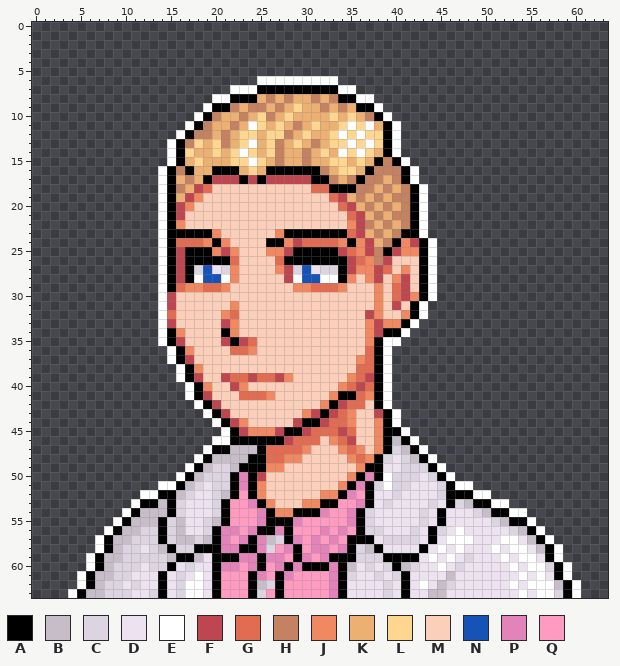
Two versions of one pixel-art sprite, graphics/field_mugshots/people/thomas/normal.png. The picture above was drawn from the file before the commit.
The file is 64x64 pixels.
Palette (. is transparent): A #000000  B #c6bdc9  C #ddd4e2  D #ece2f0  E #ffffff  F #bd4651  G #e26c52  H #c58262  J #f08961  K #edb073  L #ffd690  M #fbcfb9  N #1752b7  P #e283b9  Q #ff9bc0
The same view after the edit:
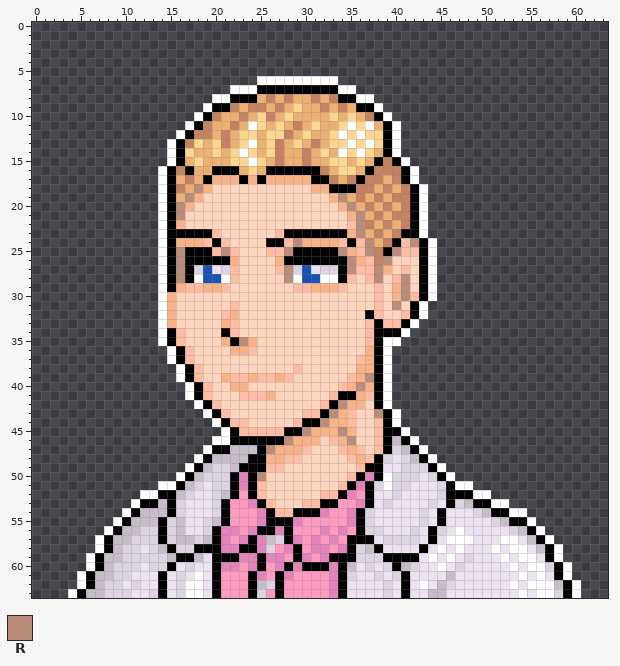
Colours new in this view: R #b98d79
What changed:
{"colour":"G","old":"#e26c52","new":"#f8b287"}
{"colour":"J","old":"#f08961","new":"#ffbca4"}
{"colour":"M","old":"#fbcfb9","new":"#ffd5bd"}
{"y":17,"x":20,"old":"FFF","new":"GGG"}
{"y":17,"x":24,"old":"F","new":"G"}
{"y":17,"x":26,"old":"FFFFF","new":"GGGGG"}
{"y":18,"x":18,"old":"F","new":"R"}
{"y":19,"x":17,"old":"FJ","new":"RG"}
{"y":19,"x":34,"old":"F","new":"R"}
{"y":20,"x":16,"old":"FJ","new":"RG"}
{"y":20,"x":35,"old":"F","new":"R"}
{"y":21,"x":16,"old":"F","new":"R"}
{"y":21,"x":36,"old":"F","new":"R"}
{"y":22,"x":16,"old":"J","new":"G"}
{"y":22,"x":36,"old":"F","new":"R"}
{"y":23,"x":36,"old":"F","new":"R"}
{"y":24,"x":29,"old":"F","new":"R"}
{"y":24,"x":37,"old":"F","new":"R"}
{"y":24,"x":42,"old":"F","new":"R"}
{"y":25,"x":16,"old":"F","new":"R"}
{"y":25,"x":21,"old":"F","new":"R"}
{"y":25,"x":28,"old":"F","new":"R"}
{"y":25,"x":34,"old":"F","new":"R"}
{"y":25,"x":37,"old":"F","new":"R"}
{"y":25,"x":40,"old":"F","new":"R"}
{"y":26,"x":16,"old":"F","new":"R"}
{"y":26,"x":35,"old":"F","new":"R"}
{"y":26,"x":39,"old":"F","new":"R"}
{"y":27,"x":16,"old":"F","new":"R"}
{"y":27,"x":28,"old":"F","new":"R"}
{"y":27,"x":35,"old":"F","new":"R"}
{"y":27,"x":38,"old":"F","new":"R"}
{"y":28,"x":16,"old":"F","new":"R"}
{"y":28,"x":28,"old":"F","new":"R"}
{"y":28,"x":38,"old":"F","new":"R"}
{"y":28,"x":41,"old":"F","new":"R"}
{"y":29,"x":41,"old":"F","new":"R"}
{"y":30,"x":15,"old":"F","new":"G"}
{"y":30,"x":41,"old":"F","new":"R"}
{"y":31,"x":15,"old":"F","new":"G"}
{"y":31,"x":40,"old":"F","new":"R"}
{"y":32,"x":37,"old":"F","new":"A"}
{"y":33,"x":15,"old":"F","new":"G"}
{"y":33,"x":21,"old":"F","new":"G"}
{"y":33,"x":38,"old":"F","new":"A"}
{"y":34,"x":38,"old":"F","new":"A"}
{"y":35,"x":16,"old":"F","new":"J"}
{"y":35,"x":21,"old":"F","new":"G"}
{"y":35,"x":23,"old":"F","new":"R"}
{"y":37,"x":17,"old":"F","new":"J"}
{"y":38,"x":29,"old":"M","new":"J"}
{"y":39,"x":18,"old":"F","new":"J"}
{"y":39,"x":21,"old":"FGGFGGF","new":"GJJGJJG"}
{"y":39,"x":37,"old":"F","new":"R"}
{"y":40,"x":22,"old":"FJ","new":"GG"}
{"y":40,"x":36,"old":"F","new":"R"}
{"y":41,"x":19,"old":"F","new":"J"}
{"y":41,"x":23,"old":"GGGJ","new":"JJJG"}
{"y":42,"x":20,"old":"F","new":"J"}
{"y":42,"x":34,"old":"F","new":"R"}
{"y":43,"x":21,"old":"F","new":"J"}
{"y":43,"x":31,"old":"F","new":"J"}
{"y":43,"x":33,"old":"F","new":"R"}
{"y":43,"x":38,"old":"F","new":"R"}
{"y":44,"x":22,"old":"F","new":"J"}
{"y":44,"x":29,"old":"F","new":"J"}
{"y":44,"x":32,"old":"F","new":"R"}
{"y":45,"x":23,"old":"F","new":"J"}
{"y":45,"x":27,"old":"F","new":"J"}
{"y":45,"x":30,"old":"F","new":"R"}
{"y":45,"x":34,"old":"F","new":"R"}
{"y":46,"x":28,"old":"F","new":"R"}
{"y":46,"x":35,"old":"F","new":"R"}
{"y":47,"x":26,"old":"G","new":"R"}
{"y":50,"x":25,"old":"F","new":"R"}
